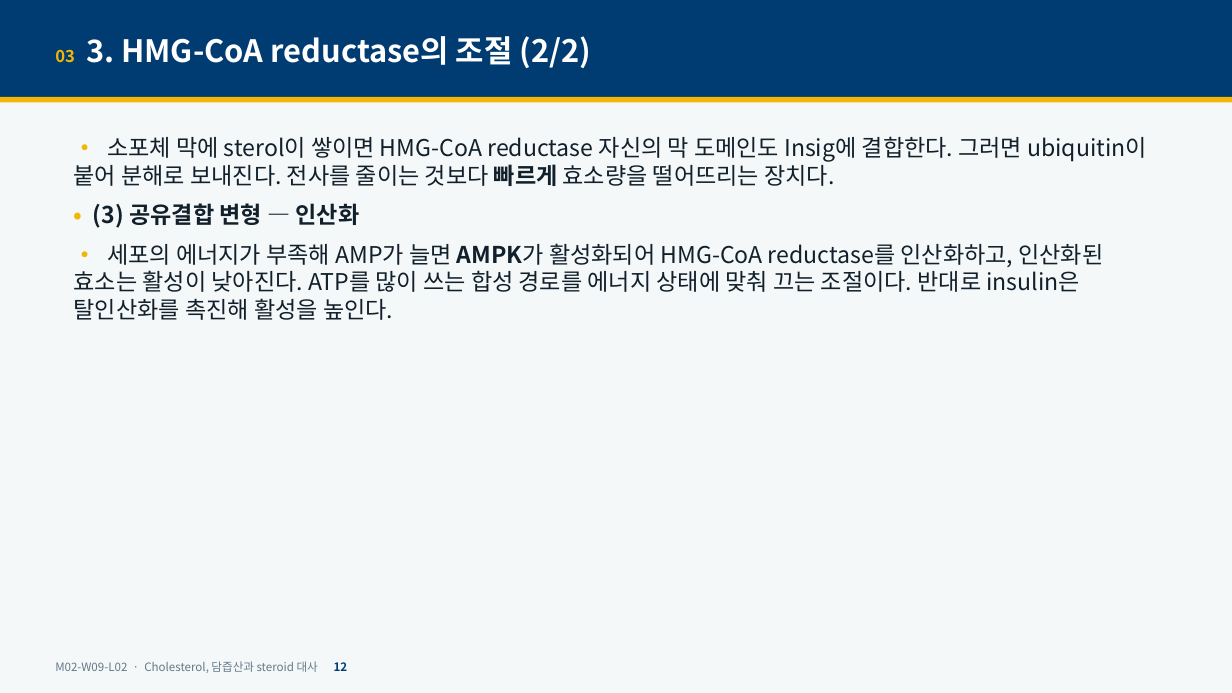
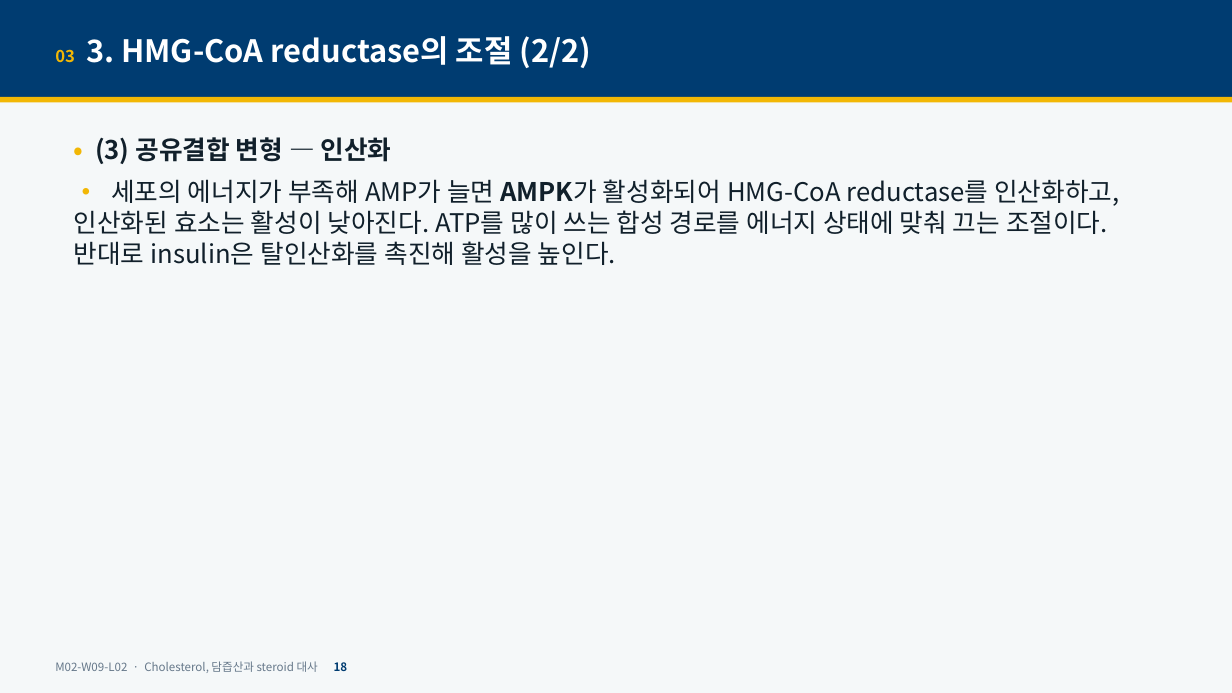
Before and after one commit to hoperiasd2/hoperiasd2.github.io, a slide deck: slide 18 of curriculum/M02/W09/L02/slides.pptx (slide 12 before the commit). Drawn at 1232x693 pixels with LibreOffice and Linux fonts; fonts in the diff are those of the drawing. Boxes give left, top, right and bottom in pixels: in the first picture for what was removed or moved away, otherwise in the second. Text is boxed around its words. In the diff, an @@ line names an element or a change of style, - is before the commit and + after.

```diff
--- a/curriculum/M02/W09/L02/slides.pptx
+++ b/curriculum/M02/W09/L02/slides.pptx
@@ text "• (3) 공유결합 변형 — ..." at bbox=[74, 137, 1119, 265]: size 18 to 20 pt @@
@@ text at bbox=[74, 136, 1147, 186]: paragraph removed @@
-• 소포체 막에 sterol이 쌓이면 HMG-CoA reductase 자신의 막 도메인도 Insig에 결합한다. 그러면 ubiquitin이 붙어 분해로 보내진다. 전사를 줄이는 것보다 빠르게 효소량을 떨어뜨리는 장치다.
@@ text at bbox=[55, 661, 348, 673]: text changed @@
-M02-W09-L02 · Cholesterol, 담즙산과 steroid 대사 12
+M02-W09-L02 · Cholesterol, 담즙산과 steroid 대사 18
```
Also in this commit, not shown: 31 other slides changed, 13 slides added, 3 other files.
